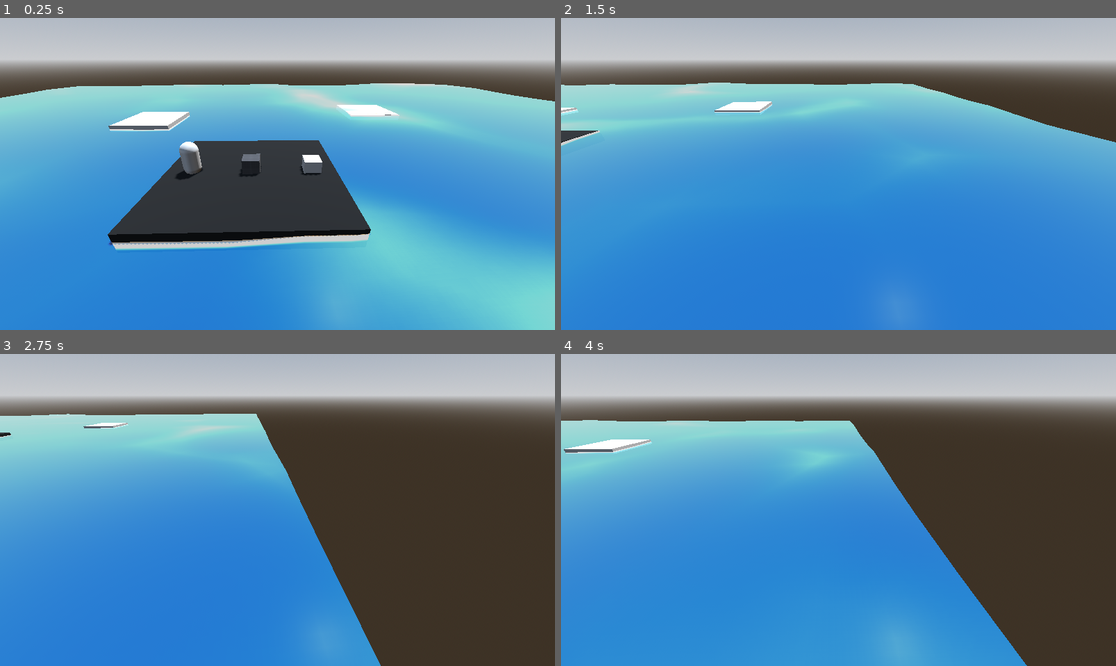
Above: before the commit, frames 1-4 (two rows, left to right).
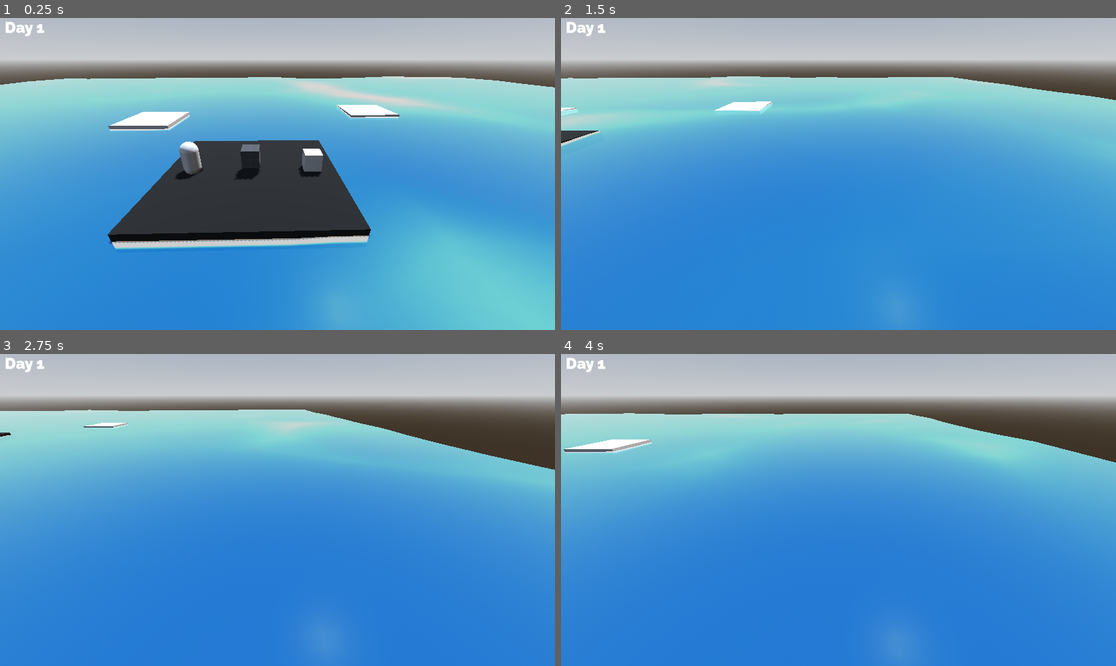
Above: after the commit, the same moments.

Repository: R1fty0/settlement_game
Game: Godot game, scene res://scenes/main.tscn
Two runs of this game, one before a commit and one after it. Both use one fixed random seed, a clock stepped at 60 frames per second and the inputs below.
Inputs (mouse positions are in pixels of both pictures, inside the frame that each line leads up to):
- Up to frame 1 (0.25 s): no input
- Up to frame 2 (1.5 s): move the mouse to (960, 158) at 0.52 s; press the mouse at (960, 158) at 0.53 s; hold D (move_right) 0.53-1.28 s; move the mouse to (727, 189) at 1.27 s; release the mouse at (727, 189) at 1.28 s; hold S (move_down) from 1.28 s (still down); right-click (727, 189) at 1.35 s
- Up to frame 3 (2.75 s): move the mouse to (333, 441) at 2.02 s; release S (move_down) at 2.03 s; hold D (move_right) from 2.03 s (still down); tap Q (rotate_camera_left) at 2.1 s
- Up to frame 4 (4 s): move the mouse to (810, 572) at 2.77 s; release D (move_right) at 2.78 s; hold W (move_up) 2.78-3.53 s; tap E (rotate_camera_right) at 2.85 s; click (810, 572) at 2.92 s; move the mouse to (1005, 556) at 3.52 s; hold A (move_left) from 3.53 s (still down); tap Mouse wheel up (zoom_camera_in) at 3.6 s

The runs differ from the first frame. In frame 1, 7.6% of the frame differs, in the area x 0-100%, y 1-94%; in frame 2, 5.3%; in frame 3, 32%, in the area x 0-100%, y 1-100%; in frame 4, 28%.

Commit message:
feat: added toon shader, began work on settler AI

Diff:
--- /dev/null
+++ b/resources/materials/toon_shading.tres
@@ -0,0 +1,8 @@
+[gd_resource type="StandardMaterial3D" format=3 uid="uid://dwf24vc3egtju"]
+
+[resource]
+shading_mode = 2
+diffuse_mode = 3
+specular_mode = 1
+metallic_specular = 0.1
+roughness = 0.3
--- /dev/null
+++ b/resources/theme.tres
@@ -0,0 +1,6 @@
+[gd_resource type="Theme" load_steps=2 format=3 uid="uid://dtqhba3svw41r"]
+
+[ext_resource type="FontFile" uid="uid://cyjd8jx64gwpk" path="res://assets/fonts/raleway/static/Raleway-Black.ttf" id="1_d4nwg"]
+
+[resource]
+default_font = ExtResource("1_d4nwg")
--- a/scenes/main.tscn
+++ b/scenes/main.tscn
@@ -6,8 +6,11 @@
 [ext_resource type="Script" uid="uid://c4p7f2k2fadyq" path="res://scenes/player/camera_controller/camera_controller.gd" id="3_sugp2"]
 [ext_resource type="Material" uid="uid://btofvmchrrwn7" path="res://resources/materials/selection_material.tres" id="4_tbgi4"]
 [ext_resource type="Material" uid="uid://bd6wf87scg2b4" path="res://resources/materials/outline_material.tres" id="4_tefeu"]
+[ext_resource type="Material" uid="uid://dwf24vc3egtju" path="res://resources/materials/toon_shading.tres" id="5_85g3d"]
 [ext_resource type="Script" uid="uid://crqf232bs108m" path="res://common/components/interaction_component.gd" id="5_tbgi4"]
 [ext_resource type="PackedScene" uid="uid://smlypxsfeo1v" path="res://scenes/settlers/settler.tscn" id="7_o6xl0"]
+[ext_resource type="Theme" uid="uid://dtqhba3svw41r" path="res://resources/theme.tres" id="10_choun"]
+[ext_resource type="FontFile" uid="uid://cyjd8jx64gwpk" path="res://assets/fonts/raleway/static/Raleway-Black.ttf" id="11_ya4ey"]
 
 [sub_resource type="ProceduralSkyMaterial" id="ProceduralSkyMaterial_sgp6g"]
 sky_horizon_color = Color(0.662243, 0.671743, 0.686743, 1)
@@ -32,7 +35,7 @@
 shader_parameter/RippleStrength = 24.0
 
 [sub_resource type="PlaneMesh" id="PlaneMesh_sgp6g"]
-size = Vector2(100, 100)
+size = Vector2(150, 150)
 subdivide_width = 20
 subdivide_depth = 20
 
@@ -57,64 +60,71 @@
 uv1_triplanar = true
 
 [sub_resource type="BoxMesh" id="BoxMesh_jyhfs"]
+material = ExtResource("5_85g3d")
 
 [sub_resource type="BoxShape3D" id="BoxShape3D_tbgi4"]
 
+[sub_resource type="LabelSettings" id="LabelSettings_eb6dy"]
+font = ExtResource("11_ya4ey")
+font_size = 32
+
 [node name="Main" type="Node3D"]
 
-[node name="WorldEnvironment" type="WorldEnvironment" parent="."]
+[node name="World" type="Node" parent="."]
+
+[node name="WorldEnvironment" type="WorldEnvironment" parent="World"]
 environment = SubResource("Environment_0wfyh")
 
-[node name="DirectionalLight3D" type="DirectionalLight3D" parent="."]
+[node name="DirectionalLight3D" type="DirectionalLight3D" parent="World"]
 transform = Transform3D(-0.866025, -0.433013, 0.25, 0, 0.5, 0.866025, -0.5, 0.75, -0.433013, 0, 0, 0)
 shadow_enabled = true
 
-[node name="Map" type="Node" parent="."]
+[node name="Map" type="Node" parent="World"]
 
-[node name="Water" type="NavigationRegion3D" parent="Map"]
+[node name="Water" type="NavigationRegion3D" parent="World/Map"]
 navigation_mesh = SubResource("NavigationMesh_tipki")
 
-[node name="WaterMesh" type="MeshInstance3D" parent="Map/Water"]
+[node name="WaterMesh" type="MeshInstance3D" parent="World/Map/Water"]
 transform = Transform3D(1, 0, 0, 0, 1, 0, 0, 0, 1, 0, -0.314779, 0)
 material_override = SubResource("ShaderMaterial_85g3d")
 mesh = SubResource("PlaneMesh_sgp6g")
 skeleton = NodePath("../..")
 
-[node name="Islands" type="NavigationRegion3D" parent="Map"]
+[node name="Islands" type="NavigationRegion3D" parent="World/Map"]
 navigation_mesh = SubResource("NavigationMesh_tefeu")
 
-[node name="MainIsland" type="StaticBody3D" parent="Map/Islands"]
+[node name="MainIsland" type="StaticBody3D" parent="World/Map/Islands"]
 transform = Transform3D(1, 0, 0, 0, 1, 0, 0, 0, 1, 0, -0.196716, 0)
 collision_layer = 2
 collision_mask = 0
 
-[node name="Mesh" type="MeshInstance3D" parent="Map/Islands/MainIsland"]
+[node name="Mesh" type="MeshInstance3D" parent="World/Map/Islands/MainIsland"]
 material_override = SubResource("StandardMaterial3D_jyhfs")
 mesh = SubResource("BoxMesh_o6xl0")
 skeleton = NodePath("../..")
 
-[node name="CollisionShape3D" type="CollisionShape3D" parent="Map/Islands/MainIsland"]
+[node name="CollisionShape3D" type="CollisionShape3D" parent="World/Map/Islands/MainIsland"]
 transform = Transform3D(1, 0, 0, 0, 1, 0, 0, 0, 1, 0.00137329, 0, -0.00561523)
 shape = SubResource("BoxShape3D_tipki")
 debug_color = Color(0, 0.62997, 0.47727, 0.42)
 
-[node name="StoneIsland" type="CSGBox3D" parent="Map/Islands"]
+[node name="StoneIsland" type="CSGBox3D" parent="World/Map/Islands"]
 transform = Transform3D(1, 0, 0, 0, 1, 0, 0, 0, 1, -10.8035, -0.196716, 15.14)
 size = Vector3(5.9751, 0.607, 6.29443)
 
-[node name="WoodIsland" type="CSGBox3D" parent="Map/Islands"]
+[node name="WoodIsland" type="CSGBox3D" parent="World/Map/Islands"]
 transform = Transform3D(1, 0, 0, 0, 1, 0, 0, 0, 1, -12.4964, -0.196716, -13.3822)
 size = Vector3(5.9751, 0.607, 6.29443)
 
-[node name="FoodIsland" type="CSGBox3D" parent="Map/Islands"]
+[node name="FoodIsland" type="CSGBox3D" parent="World/Map/Islands"]
 transform = Transform3D(1, 0, 0, 0, 1, 0, 0, 0, 1, 13.8924, -0.196716, -17.3389)
 size = Vector3(5.9751, 0.607, 6.29443)
 
-[node name="TestNavigationObstacle" type="CSGBox3D" parent="Map/Islands"]
-transform = Transform3D(1, 0, 0, 0, 1, 0, 0, 0, 1, 3.537, 0.5, 0)
+[node name="TestNavigationObstacle" type="CSGBox3D" parent="World/Map/Islands"]
+transform = Transform3D(1, 0, 0, 0, 1, 0, 0, 0, 1, 3.537, 0.914021, 0)
 use_collision = true
 
-[node name="CameraController" type="Node3D" parent="." node_paths=PackedStringArray("rotation_x", "camera_zoom_pivot", "camera")]
+[node name="CameraController" type="Node3D" parent="World" node_paths=PackedStringArray("rotation_x", "camera_zoom_pivot", "camera")]
 transform = Transform3D(1, 0, 0, 0, 1, 0, 0, 0, 1, 1.5199, 0, 0)
 script = ExtResource("3_sugp2")
 min_angle = 25.0
@@ -125,20 +135,21 @@
 edge_scrolling_enabled = false
 scroll_speed = 0.2
 
-[node name="CameraRotationX" type="Node3D" parent="CameraController"]
+[node name="CameraRotationX" type="Node3D" parent="World/CameraController"]
 transform = Transform3D(1, 0, 0, 0, 0.999244, 0.0388761, 0, -0.0388761, 0.999244, 0, 0, 0)
 
-[node name="CameraZoomPivot" type="Node3D" parent="CameraController/CameraRotationX"]
+[node name="CameraZoomPivot" type="Node3D" parent="World/CameraController/CameraRotationX"]
 transform = Transform3D(1, 0, 0, 0, 0.707106, 0.707106, 0, -0.707106, 0.707106, -0.283894, 5.60826, 10.9209)
 
-[node name="Camera3D" type="Camera3D" parent="CameraController/CameraRotationX/CameraZoomPivot"]
+[node name="Camera3D" type="Camera3D" parent="World/CameraController/CameraRotationX/CameraZoomPivot"]
 
-[node name="OutlineTestMesh" type="MeshInstance3D" parent="."]
-transform = Transform3D(1, 0, 0, 0, 1, 0, 0, 0, 1, 0, 0.617854, 0)
+[node name="OutlineTestMesh" type="MeshInstance3D" parent="World"]
+transform = Transform3D(1, 0, 0, 0, 1, 0, 0, 0, 1, 0, 1.1991, 0)
 material_override = SubResource("StandardMaterial3D_tefeu")
 mesh = SubResource("BoxMesh_jyhfs")
+skeleton = NodePath("../..")
 
-[node name="OutlineComponent" type="Area3D" parent="OutlineTestMesh" node_paths=PackedStringArray("mesh", "collision_body")]
+[node name="OutlineComponent" type="Area3D" parent="World/OutlineTestMesh" node_paths=PackedStringArray("mesh", "collision_body")]
 transform = Transform3D(1, 0, 0, 0, 1, 0, 0, 0, 1, 0, -0.617854, 0)
 script = ExtResource("5_tbgi4")
 mesh = NodePath("..")
@@ -146,9 +157,24 @@
 selection_material = ExtResource("4_tbgi4")
 collision_body = NodePath(".")
 
-[node name="CollisionShape3D" type="CollisionShape3D" parent="OutlineTestMesh/OutlineComponent"]
+[node name="CollisionShape3D" type="CollisionShape3D" parent="World/OutlineTestMesh/OutlineComponent"]
 transform = Transform3D(1, 0, 0, 0, 1, 0, 0, 0, 1, 0, 0.619138, 0)
 shape = SubResource("BoxShape3D_tbgi4")
 
-[node name="Settler" parent="." instance=ExtResource("7_o6xl0")]
+[node name="Settler" parent="World" instance=ExtResource("7_o6xl0")]
 transform = Transform3D(1, 0, 0, 0, 1, 0, 0, 0, 1, -3.43963, 1.07452, 0)
+
+[node name="UI" type="CanvasLayer" parent="."]
+
+[node name="MarginContainer" type="MarginContainer" parent="UI"]
+offset_right = 40.0
+offset_bottom = 40.0
+theme_override_constants/margin_left = 10
+
+[node name="DayCounter" type="Label" parent="UI/MarginContainer"]
+layout_mode = 2
+theme = ExtResource("10_choun")
+theme_override_colors/font_outline_color = Color(0, 0, 0, 1)
+theme_override_constants/outline_size = 1
+text = "Day 1"
+label_settings = SubResource("LabelSettings_eb6dy")
--- a/scenes/settlers/settler.tscn
+++ b/scenes/settlers/settler.tscn
@@ -1,10 +1,17 @@
-[gd_scene load_steps=7 format=3 uid="uid://smlypxsfeo1v"]
+[gd_scene load_steps=14 format=3 uid="uid://smlypxsfeo1v"]
 
 [ext_resource type="PackedScene" uid="uid://cxwk8588amdae" path="res://common/npc/npc.tscn" id="1_g45kt"]
 [ext_resource type="Script" uid="uid://crqf232bs108m" path="res://common/components/interaction_component.gd" id="2_p5r46"]
 [ext_resource type="Material" uid="uid://bd6wf87scg2b4" path="res://resources/materials/outline_material.tres" id="3_asubr"]
 [ext_resource type="Material" uid="uid://btofvmchrrwn7" path="res://resources/materials/selection_material.tres" id="4_d0f46"]
 [ext_resource type="Script" uid="uid://bm72fjoiwmxet" path="res://common/components/cursor_to_world_component.gd" id="5_asubr"]
+[ext_resource type="Script" uid="uid://bbr1njv65r1a7" path="res://scripts/settlers/energy_manager.gd" id="6_d0f46"]
+[ext_resource type="Script" uid="uid://knh85yjivvke" path="res://common/state_machine/state_machine.gd" id="7_cywlq"]
+[ext_resource type="Script" uid="uid://43vtbhburthu" path="res://scripts/settlers/states/idle.gd" id="8_qmyru"]
+[ext_resource type="Script" uid="uid://dv34uug4ar0pr" path="res://scripts/settlers/states/move.gd" id="9_s2ehq"]
+[ext_resource type="Script" uid="uid://70f8drqj78y6" path="res://scripts/settlers/states/work_island.gd" id="10_28mc2"]
+[ext_resource type="Script" uid="uid://dipieaxnr20j5" path="res://scripts/settlers/states/work_building.gd" id="11_xohp2"]
+[ext_resource type="Script" uid="uid://dqy0gjws42nge" path="res://scripts/settlers/states/energy_recharge.gd" id="12_lfhu5"]
 
 [sub_resource type="CapsuleShape3D" id="CapsuleShape3D_fot4p"]
 radius = 0.536549
@@ -13,6 +20,41 @@
 [node name="Settler" type="Node3D"]
 
 [node name="NPC" parent="." instance=ExtResource("1_g45kt")]
+
+[node name="StateMachine" type="Node" parent="." node_paths=PackedStringArray("initial_state")]
+script = ExtResource("7_cywlq")
+initial_state = NodePath("Idle")
+metadata/_custom_type_script = "uid://knh85yjivvke"
+
+[node name="Idle" type="Node" parent="StateMachine"]
+script = ExtResource("8_qmyru")
+metadata/_custom_type_script = "uid://c8juq8gwf7gwe"
+
+[node name="Move" type="Node" parent="StateMachine" node_paths=PackedStringArray("npc")]
+script = ExtResource("9_s2ehq")
+npc = NodePath("../../NPC")
+metadata/_custom_type_script = "uid://c8juq8gwf7gwe"
+
+[node name="WorkIsland" type="Node" parent="StateMachine"]
+script = ExtResource("10_28mc2")
+metadata/_custom_type_script = "uid://c8juq8gwf7gwe"
+
+[node name="WorkBuilding" type="Node" parent="StateMachine"]
+script = ExtResource("11_xohp2")
+metadata/_custom_type_script = "uid://c8juq8gwf7gwe"
+
+[node name="EnergyRecharge" type="Node" parent="StateMachine"]
+script = ExtResource("12_lfhu5")
+metadata/_custom_type_script = "uid://c8juq8gwf7gwe"
+
+[node name="EnergyManager" type="Node" parent="." node_paths=PackedStringArray("recharge_timer", "settler_state_machine", "settler_energy_recharge_state")]
+script = ExtResource("6_d0f46")
+recharge_timer = NodePath("RechargeTimer")
+settler_state_machine = NodePath("../StateMachine")
+settler_energy_recharge_state = NodePath("../StateMachine/EnergyRecharge")
+
+[node name="RechargeTimer" type="Timer" parent="EnergyManager"]
+one_shot = true
 
 [node name="CursorToWorldComponent" type="Node" parent="." node_paths=PackedStringArray("interaction_component")]
 script = ExtResource("5_asubr")
--- /dev/null
+++ b/scripts/settlers/energy_manager.gd
@@ -0,0 +1,37 @@
+extends Node
+class_name SettlerEnergyManager
+
+signal energy_depleted
+signal energy_recharged
+
+
+@export var max_energy: float = 100
+@export var energy_recharge_time: float = 10.0
+@export_category("References")
+@export var recharge_timer: Timer
+@export var settler_state_machine: StateMachine
+@export var settler_energy_recharge_state: SettlerEnergyRecharge
+
+var current_energy: float = 100
+
+func _ready() -> void:
+	# Connect timeout signal from recharge timer.
+	if recharge_timer:
+		recharge_timer.timeout.connect(_on_recharge_timer_timeout)
+	current_energy = max_energy
+	recharge_timer.wait_time = energy_recharge_time
+
+func drain_energy(amount: float):
+	if current_energy <= 0:
+		energy_depleted.emit()
+		# Switch to energy recharge state when settler runs out of energy.
+		settler_state_machine._change_state(settler_state_machine.current_state, "EnergyRecharge")
+	else:
+		current_energy -= amount
+
+func start_energy_recharge():
+	recharge_timer.start()
+
+func _on_recharge_timer_timeout():
+	energy_recharged.emit()
+	current_energy = max_energy
--- /dev/null
+++ b/scripts/settlers/states/energy_recharge.gd
@@ -0,0 +1,2 @@
+extends State
+class_name SettlerEnergyRecharge
--- /dev/null
+++ b/scripts/settlers/states/idle.gd
@@ -0,0 +1,2 @@
+extends State
+class_name SettlerIdle
--- /dev/null
+++ b/scripts/settlers/states/move.gd
@@ -0,0 +1,8 @@
+extends State
+class_name SettlerMove
+
+@export var speed: float = 2.0
+@export var npc: NPC
+
+func _ready() -> void:
+	npc.speed = speed
--- /dev/null
+++ b/scripts/settlers/states/work_building.gd
@@ -0,0 +1,2 @@
+extends State
+class_name WorkBuilding
--- /dev/null
+++ b/scripts/settlers/states/work_island.gd
@@ -0,0 +1,2 @@
+extends State
+class_name WorkIsland
Not shown: 1 places in scenes/main.tscn that only renumber resources
Not shown, added: scripts/settlers/energy_manager.gd.uid
Not shown, added: scripts/settlers/states/energy_recharge.gd.uid
Not shown, added: scripts/settlers/states/idle.gd.uid
Not shown, added: scripts/settlers/states/move.gd.uid
Not shown, added: scripts/settlers/states/work_building.gd.uid
Not shown, added: scripts/settlers/states/work_island.gd.uid
